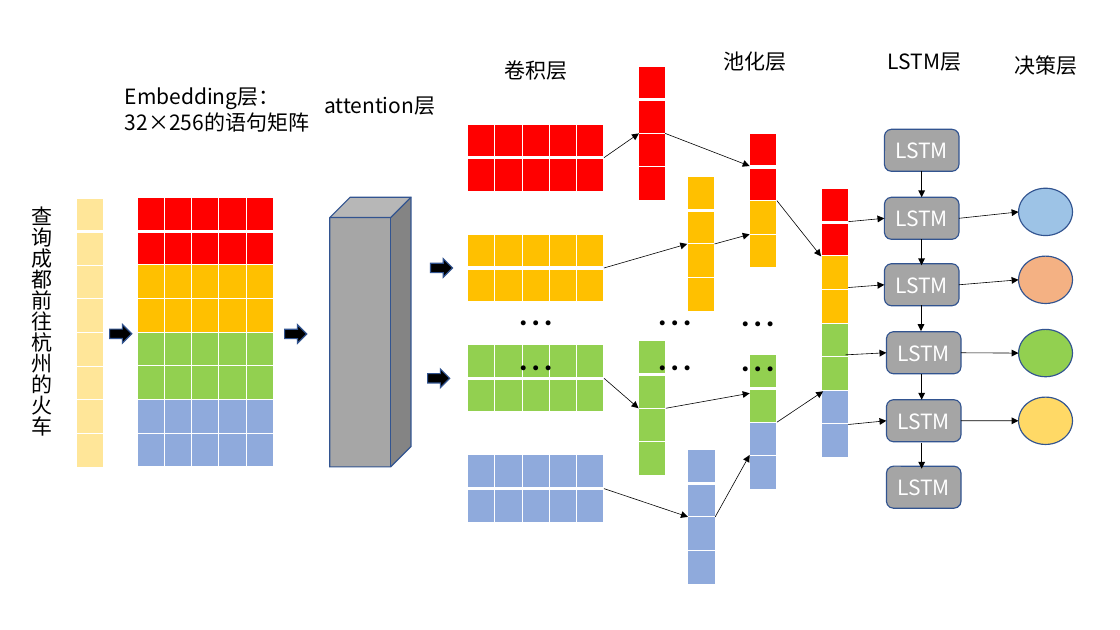
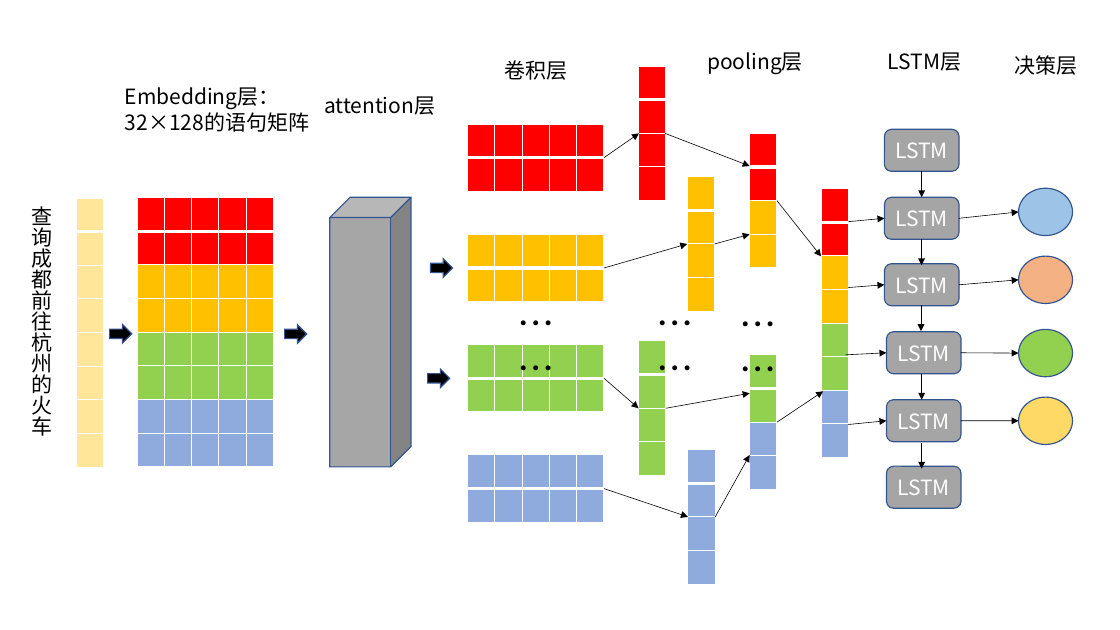
Before and after one commit to weixiao2333/zjuthesis-mphil, a slide deck: slide 2 of 论文图.pptx. Drawn at 1120x630 pixels with LibreOffice and Linux fonts; fonts in the diff are those of the drawing. Boxes give left, top, right and bottom in pixels: in the first picture for what was removed or moved away, otherwise in the second. Text is boxed around its words. In the diff, an @@ line names an element or a change of style, - is before the commit and + after.

```diff
--- a/论文图.pptx
+++ b/论文图.pptx
@@ text at [707, 52, 803, 75]: text changed @@
-池化层
+pooling层
@@ text at [125, 87, 309, 132]: text changed @@
-Embedding层：32×256的语句矩阵
+Embedding层：32×128的语句矩阵
```
Also in this commit, not shown: 1 other slide changed, 3 other files.
